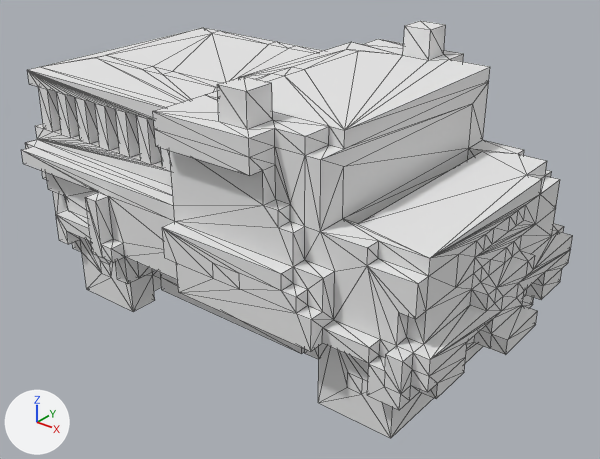
What one commit did to the OBJ model SourceCode/1. Introduction & Curriculum/Resources/Models/Firetruck/Firetruck.obj.
Before and after are seen from a 50 mm lens placed at (31.5, -40.1, 30.0), pointed at (0.1, -0.8, 5.6). The axes (+X, +Y, +Z) are drawn at lower left. The lights are the same throughout. Mesh edges are drawn as thin lines. Where no turn or scale is listed for an object, it has been applied to the vertices.

Before the edit, the objects in view are built like this:
```python
mat_palette = principled_material('palette')
mat_palette.base_color = (0.8, 0.8, 0.8)  # white #e7e7e7
mat_palette.roughness = 1.0
me_firetruck = bpy.data.meshes.new('Firetruck')
me_firetruck.from_pydata(...)  # 1052 vertices, 2030 faces; spans x -19.0..16.0, y -11.0..11.0, z 0.0..18.0
me_firetruck.materials.append(mat_palette)  # white #e7e7e7
ob_firetruck = bpy.data.objects.new('Firetruck', me_firetruck)
ob_firetruck.location = (0.0, 0.0, 0.0)
```
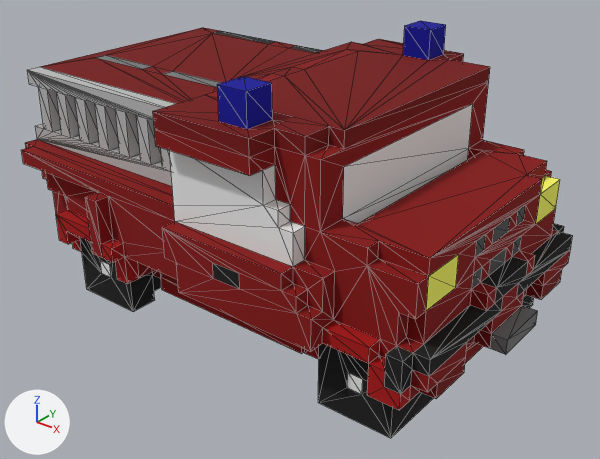
Pixel boxes (x1, y1, x2, y2) of what changed, in the pictures (600 x 459 px):
'Firetruck', surface changed (grey to red): (21, 21, 573, 438) in both

Diff of the bpy script that builds the scene:
```diff
--- a/SourceCode/1. Introduction & Curriculum/Resources/Models/Firetruck/Firetruck.obj.py
+++ b/SourceCode/1. Introduction & Curriculum/Resources/Models/Firetruck/Firetruck.obj.py
@@ img_firetruck_png @@
+img_firetruck_png = load_image('Firetruck.png', 'Firetruck.png', 256, 1, 'sRGB')
@@ mat_palette @@
 mat_palette = principled_material('palette')
-mat_palette.base_color = (0.8, 0.8, 0.8)  # white #e7e7e7
+mat_palette.texture = img_firetruck_png
 mat_palette.roughness = 1.0
```
